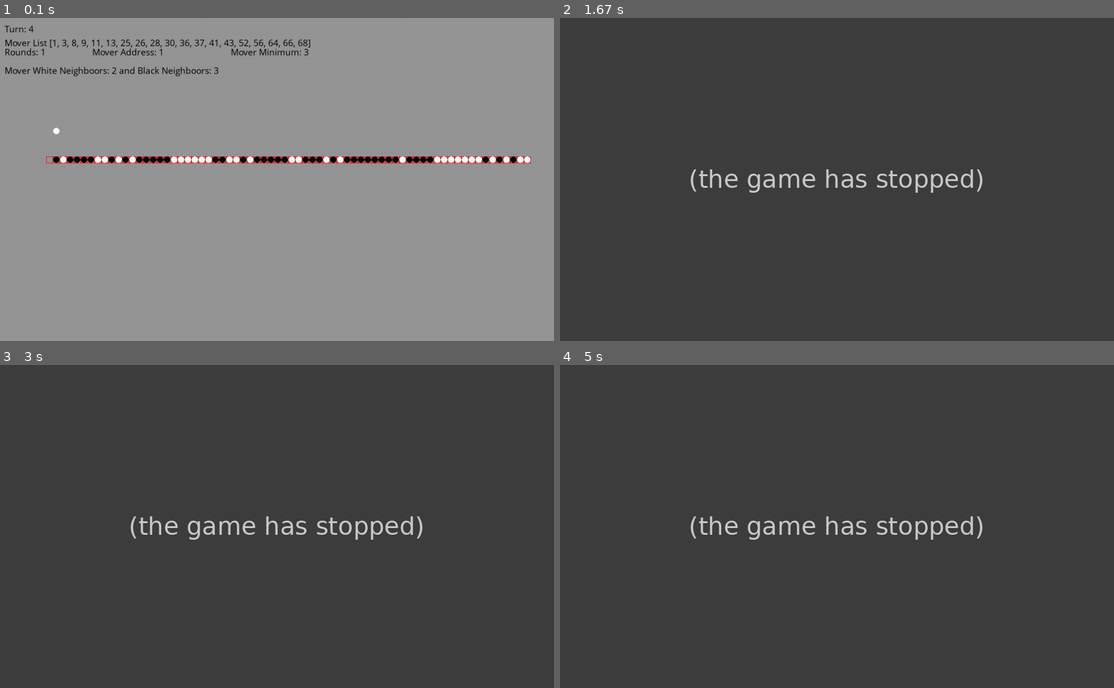
Above: before the commit, frames 1-4 (two rows, left to right).
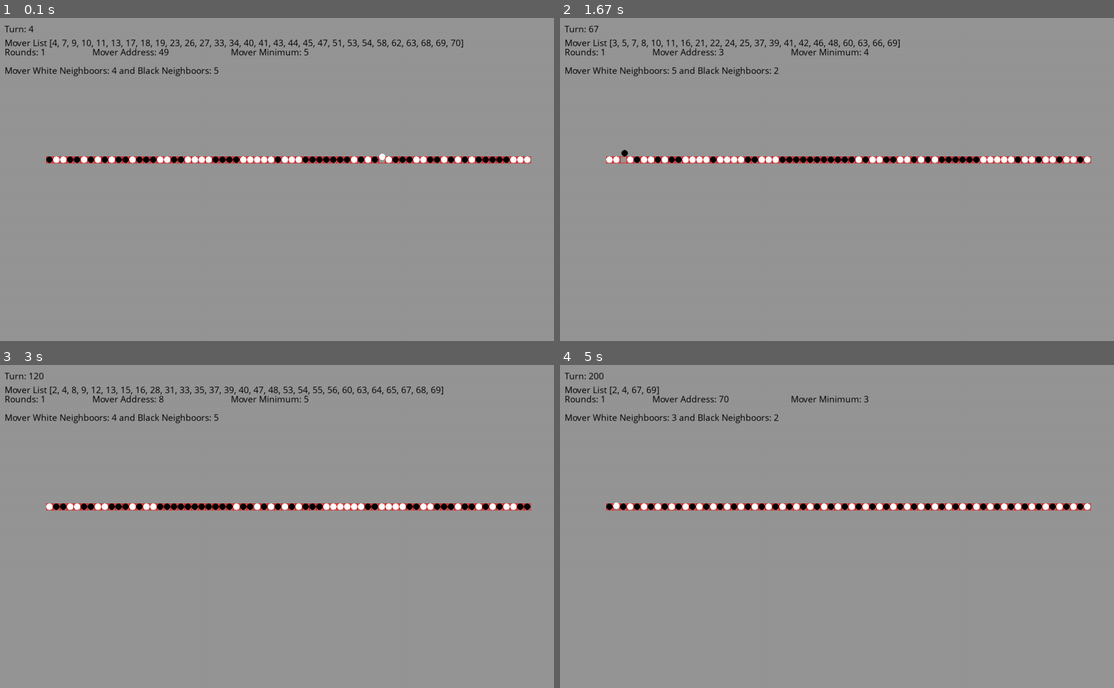
Above: after the commit, the same moments.

Repository: youcefm/schelling-dynamic-segregation
Game: pygame game, started from schelling_segregation_game.py
Two runs of this game, one before a commit and one after it. Both use one fixed random seed, a clock stepped at 60 frames per second and the inputs below.
Inputs:
- Up to frame 1 (0.1 s): no input
- Up to frame 2 (1.67 s): tap S at 0.33 s; tap Space at 0.67, 1.07, 1.37, 1.57 s
- Up to frame 3 (3 s): tap Space at 2.4, 2.7, 2.97 s
- Up to frame 4 (5 s): tap Space at 3.73, 4.13, 4.43, 4.8 s; tap S at 4.88 s

The runs differ from the first frame. In frame 1, 1.5% of the frame differs, in the area x 8-94%, y 6-45%; in frame 2, 99%; in frame 3, 99%; in frame 4, 99%, in the area x 0-100%, y 0-100%.
Error before the commit: ValueError: list.remove(x): x not in list (schelling_segregation_game.py line 267); the game stopped at 0.35 s (later frames are placeholders)

Commit message:
add class SimulateDynamic, still unfinished

Diff:
--- a/schelling_segregation_game.py
+++ b/schelling_segregation_game.py
@@ -43,7 +43,7 @@
 NUMBER_OF_AGENTS = 70
 SHAPE = 'Line'
 TYPES = [('Black',BLACK), ('White',WHITE)]
-NEIGHBOURHOOD_SIZE = 4
+NEIGHBORHOOD_SIZE = 4
 HOUSE_SIZE = 15
 
 class House(object):
@@ -86,18 +86,18 @@
 
     def gather_information(self, houses, model='Line'):
         neighbours_list = [address for address in \
-            range(max(1, self.address-NEIGHBOURHOOD_SIZE), \
-                min(len(houses_dict), self.address+NEIGHBOURHOOD_SIZE)+1) \
+            range(max(1, self.address-NEIGHBORHOOD_SIZE), \
+                min(len(houses), self.address+NEIGHBORHOOD_SIZE)+1) \
             if address!=self.address]
         information = {address: house.occupant_type for (address, house) in houses.items() \
             if address in neighbours_list}
         return information
 
     def make_moving_decision(self, houses, model='Line'):
-        information = gather_information(houses=houses, model=model)
+        information = self.gather_information(houses=houses, model=model)
         type_list = [information.get(key) for key in information]
         type_counts = Counter(type_list)
-        self.is_mover = type_counts[self.type]/sum(type_counts.values()) < threshold
+        self.is_mover = type_counts[self.type]/sum(type_counts.values()) < self.threshold
 
 class UrbanDesign(object):
     """
@@ -177,21 +177,47 @@
             agent.update_housing_info(house=house)
             house.update_occcupant_info(occupant=agent)
 
-class StateofNeighbourhood(object):
-    """
-        For each house, defines composition of neighbourhood, list of movers in current round
-        also establishes if current situation is an equilibrium
-    """
-    def __init__(self, houses, neighbourhood_size):
-        self.houses = houses
-        self.size = neighbourhood_size
+    def find_movers(self):
+        for name in self.agents:
+            self.agents[name].make_moving_decision(houses=self.houses, model=self.shape)
+
+class SimulateDynamics(object):
+    """
+        Required data and methods to simulate moving dynamics
+    """
+    def __init__(self, city):
+        self.city=city
         self.mover_list = []
         self.equilibrium = False
         self.round = 0
 
+    def current_movers(self):
+        self.city.find_movers()
+        if self.mover_list:
+            for name in self.mover_list:
+                if not self.city.agents[name].is_mover:
+                    self.mover_list.remove(name)
+        else:
+            self.round +=1
+            for name in self.city.agents:
+                if self.city.agents[name].is_mover:
+                    self.mover_list.append(name)
+
+class Stateofneighborhood(object):
+    """
+        For each house, defines composition of neighborhood, list of movers in current round
+        also establishes if current situation is an equilibrium
+    """
+    def __init__(self, houses, neighborhood_size):
+        self.houses = houses
+        self.size = neighborhood_size
+        self.mover_list = []
+        self.equilibrium = False
+        self.round = 0
+
     def define_state(self):
         houses_dict = {house.address: house.occupant_type for house in self.houses}
-        neighbourhood_data = {}
+        neighborhood_data = {}
         for house in self.houses:
             pos = house.address
             #list_of_neighboors = [houses_dict.get(key) for key in range(max(1, pos-self.size), min(len(houses_dict), pos+self.size)+1) if key!=pos]
@@ -199,16 +225,16 @@
             white_neighboors = list_of_neighboors.count('White')
             black_neighboors = list_of_neighboors.count('Black')
             total_neighboors = white_neighboors + black_neighboors
-            neighbourhood_data[pos] = {'number_whites': white_neighboors, 'number_blacks': black_neighboors,
+            neighborhood_data[pos] = {'number_whites': white_neighboors, 'number_blacks': black_neighboors,
             'minimum' : math.ceil(total_neighboors/2),
             'occupant_type': house.occupant_type, 'address': house.address, 'is_mover': False}
-        return neighbourhood_data
+        return neighborhood_data
 
     def find_movers(self):
-        neighbourhood_data = self.define_state()
+        neighborhood_data = self.define_state()
         equilibrium_indicator = True
-        for house in neighbourhood_data:
-            neighbour = neighbourhood_data[house]
+        for house in neighborhood_data:
+            neighbour = neighborhood_data[house]
             if (neighbour['occupant_type'] == 'Black')&(neighbour['number_blacks'] < neighbour['minimum']):
                 neighbour['is_mover'] = True
                 equilibrium_indicator = False
@@ -218,20 +244,25 @@
             else :
                 neighbour['is_mover'] = False
         self.equilibrium = equilibrium_indicator
-        return neighbourhood_data
+        city.find_movers()
+        return neighborhood_data
 
     def current_movers(self):
-        neighbourhood_data = self.find_movers()
+        #neighborhood_data = self.find_movers()
         if self.mover_list:
             for mover in self.mover_list:
                 address = agent_dict[mover].address
-                if not neighbourhood_data[address]['is_mover']:
+                #if not neighborhood_data[address]['is_mover']:
+                if not city.agents[mover].is_mover:
                     self.mover_list.remove(mover)
         else:
             self.round +=1
-            for house in neighbourhood_data:
-                if neighbourhood_data[house]['is_mover']:
-                    self.mover_list.append(house_dict[house].occupant_name)
+            #for house in neighborhood_data:
+            for name in city.agents:
+                #if neighborhood_data[house]['is_mover']:
+                if city.agents[name].is_mover:
+                    #self.mover_list.append(house_dict[house].occupant_name)
+                    self.mover_list.append(name)
 
 
 def move_sequence(start, end, State):
@@ -267,31 +298,30 @@
         State.mover_list.remove(agent.name)
         return
 
-#city = UrbanDesign(70, 70)
-#city.init_houses()
-#city.populate_line()
+city = UrbanDesign(70, 70)
+city.populate_line()
 #city.populate_circle()
 #city.populate_grid()
-#city.initial_match_of_agents_to_houses()
-#house_dict = city.houses
-#agent_dict = city.agents
-
-agent_dict = {}
-house_dict = {}
-house_list = []
+city.initial_match_of_agents_to_houses()
+house_dict = city.houses
+agent_dict = city.agents
+
+#agent_dict = {}
+#house_dict = {}
+#house_list = []
 agent_type = [('Black',BLACK), ('White',WHITE)]
 mixed_types = 35*agent_type
 number_agents = 70
-for ind in range(1,number_agents+1):
-    tag, color = random.choice(agent_type) # random start
-    #tag, color = mixed_types[ind-1]         # mixed neighbourhood state start
-    house_dict[ind] = House(address = ind, occupant_type = tag, occupant_name = ind)
-    agent_dict[ind] = Agent(color = color , tag = tag, address = ind, name = ind)
-    house_list.append(house_dict[ind])
+#for ind in range(1,number_agents+1):
+#    tag, color = random.choice(agent_type) # random start
+    #tag, color = mixed_types[ind-1]         # mixed neighborhood state start
+#    house_dict[ind] = House(address = ind, occupant_type = tag, occupant_name = ind)
+#    agent_dict[ind] = Agent(color = color , tag = tag, address = ind, name = ind)
+#    house_list.append(house_dict[ind])
 
 house_list = [house_dict.get(key) for key in house_dict]
 
-State = StateofNeighbourhood(house_list, 4) # Initiate state object
+State = Stateofneighborhood(house_list, 4) # Initiate state object
 #Open a window
 size = (1200, 700)
 screen = pygame.display.set_mode(size)
@@ -317,14 +347,14 @@
                 house_dict[ind] = House(address = ind, occupant_type = tag, occupant_name = ind)
                 agent_dict[ind] = Agent(color = color , tag = tag, address = ind, name = ind)
                 house_list.append(house_dict[ind])
-            State = StateofNeighbourhood(house_list, 4) # Initiate state object
+            State = Stateofneighborhood(house_list, 4) # Initiate state object
         elif (event.type == pygame.KEYDOWN and event.key == pygame.K_s): # restart simulation with mixed stable start
             for ind in range(1,number_agents+1):
-                tag, color = mixed_types[ind-1]         # mixed neighbourhood state start
+                tag, color = mixed_types[ind-1]         # mixed neighborhood state start
                 house_dict[ind] = House(address = ind, occupant_type = tag, occupant_name = ind)
                 agent_dict[ind] = Agent(color = color , tag = tag, address = ind, name = ind)
                 house_list.append(house_dict[ind])
-            State = StateofNeighbourhood(house_list, 4) # Initiate state object
+            State = Stateofneighborhood(house_list, 4) # Initiate state object
 
 
 
@@ -340,26 +370,26 @@
         agent.draw(screen)
 
     if not State.equilibrium:
-        neighbourhood_data = State.find_movers()
+        neighborhood_data = State.find_movers()
         State.current_movers()
         list_of_movers = State.mover_list
     #if True:
         for mover in list_of_movers:
             ind = agent_dict[mover].address
-            if neighbourhood_data[ind]['is_mover']:
+            if neighborhood_data[ind]['is_mover']:
                 start_ind = ind
                 radius = max(start_ind-1, number_agents - start_ind)
                 break
-        if neighbourhood_data[start_ind]['occupant_type'] == 'Black':
+        if neighborhood_data[start_ind]['occupant_type'] == 'Black':
             metric = 'number_blacks'
         else:
             metric = 'number_whites'
         for next_ind in range(1, radius+1):
-            if neighbourhood_data[max(1,start_ind - next_ind)][metric]>=neighbourhood_data[max(1,start_ind - next_ind)]['minimum']:
+            if neighborhood_data[max(1,start_ind - next_ind)][metric]>=neighborhood_data[max(1,start_ind - next_ind)]['minimum']:
                 end_ind = max(1,start_ind - next_ind)
                 move_sequence(start_ind,end_ind, State)
                 break
-            elif neighbourhood_data[min(start_ind + next_ind, number_agents)][metric]>=neighbourhood_data[min(start_ind + next_ind, number_agents)]['minimum']:
+            elif neighborhood_data[min(start_ind + next_ind, number_agents)][metric]>=neighborhood_data[min(start_ind + next_ind, number_agents)]['minimum']:
                 end_ind = min(start_ind + next_ind, number_agents)
                 move_sequence(start_ind,end_ind, State)
                 break
@@ -372,10 +402,10 @@
     text_to_screen(screen, 'Mover List {0}'.format(list_of_movers), 10,40)
     text_to_screen(screen, 'Rounds: {0}'.format(State.round), 10, 60)
     text_to_screen(screen, 'Mover Address: {0}'.format(ind), 200, 60)
-    text_to_screen(screen, 'Mover Minimum: {0}'.format(neighbourhood_data[ind]['minimum']), 500, 60)
+    text_to_screen(screen, 'Mover Minimum: {0}'.format(neighborhood_data[ind]['minimum']), 500, 60)
     text_to_screen(screen, 'Mover White Neighboors: {0} and Black Neighboors: {1}'.format(
-        neighbourhood_data[ind]['number_whites'],
-        neighbourhood_data[ind]['number_blacks']), 10, 100)
+        neighborhood_data[ind]['number_whites'],
+        neighborhood_data[ind]['number_blacks']), 10, 100)
 
 
     # --- Go ahead and update the screen with what we've drawn.
